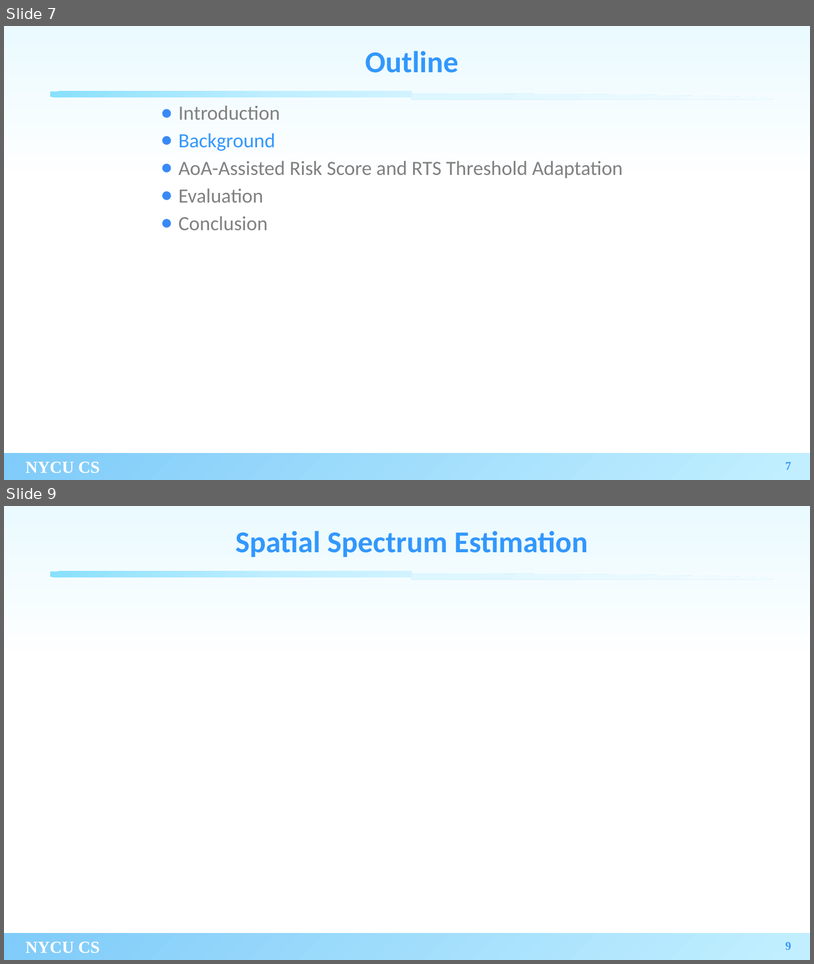
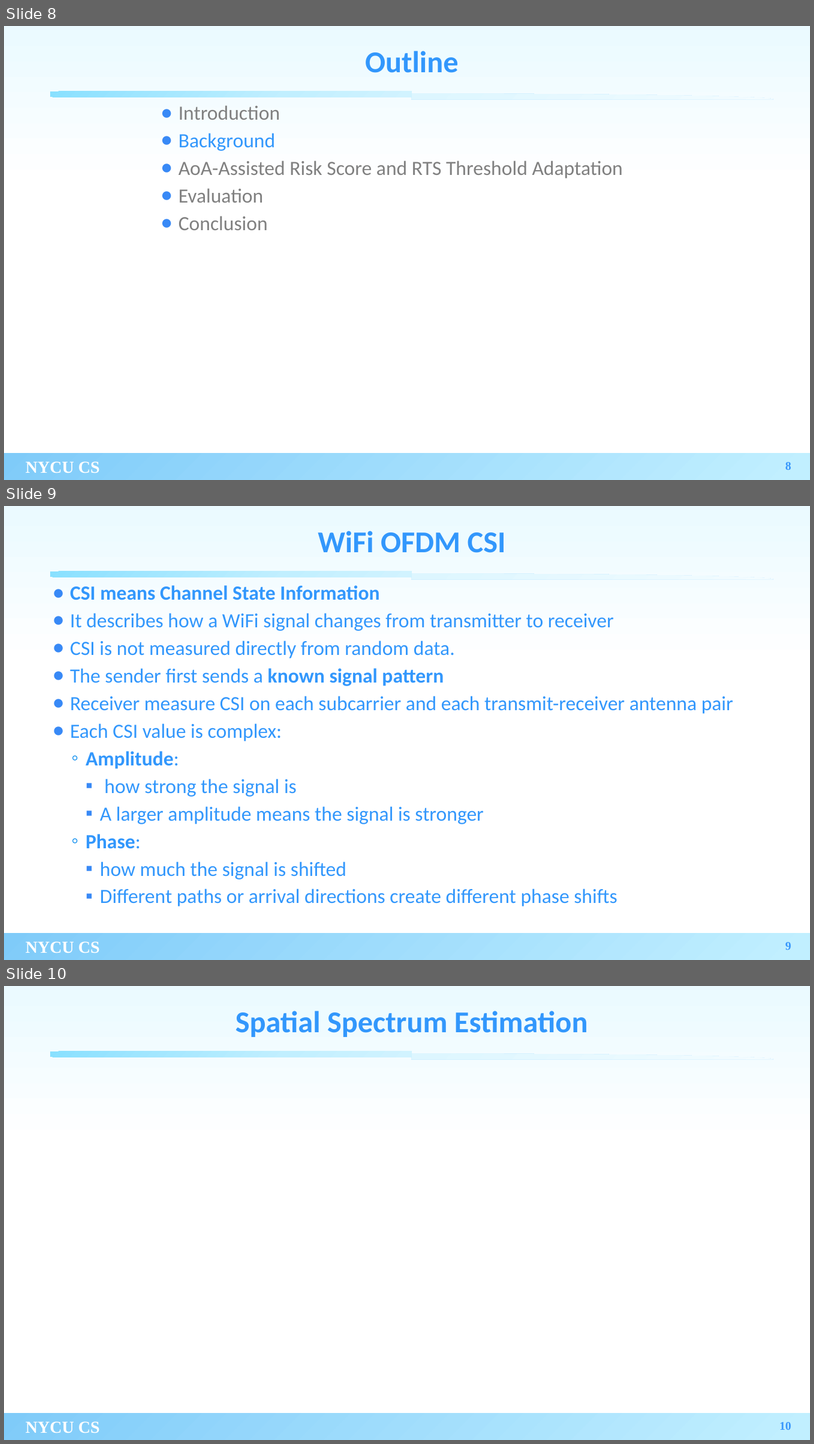
Before and after one commit to xoxonut/thesis, a slide deck: thesis_filled.pptx. Shown one above the other, each under a label of ours: slides 7 and 9 before the commit, slides 8, 9 and 10 after it; the slides between them are not shown. The pictures are 814x964 and 814x1444 pixels, drawn with LibreOffice and Linux fonts; fonts in the diff are those of the drawing; background and template pictures are left out. Boxes give left, top, right and bottom in pixels: in the first picture for what was removed or moved away, otherwise in the second. Text is boxed around its words. In the diff, an @@ line names an element or a change of style, - is before the commit and + after.

```diff
--- a/thesis_filled.pptx
+++ b/thesis_filled.pptx
@@ slide 9 added at <box>4,506,810,960</box>, background gradient #EBFAFF to #FFFFFF; not listed: 4 template elements that a slide beside it also shows @@
@@ title added at <box>318,531,506,553</box>, 36 pt, text #3297FC, bold @@
+WiFi OFDM CSI
@@ text added at <box>70,585,734,906</box>, 24 pt, text #3297FC @@
+● CSI means Channel State Information
+● It describes how a WiFi signal changes from transmitter to receiver
+● CSI is not measured directly from random data.
+● The sender first sends a known signal pattern
+● Receiver measure CSI on each subcarrier and each transmit-receiver antenna pair
+● Each CSI value is complex:
+  ◦ Amplitude:
+    ▪ how strong the signal is
+    ▪ A larger amplitude means the signal is stronger
+  ◦ Phase:
+    ▪ how much the signal is shifted
+    ▪ Different paths or arrival directions create different phase shifts
@@ page number added at <box>786,942,792,949</box>, 14 pt, text #3897FC, bold @@
+9
@@ what was slide 7 is now slide 8 @@
@@ page number at <box>786,462,792,469</box>: text changed @@
-7
+8
@@ what was slide 9 is now slide 10 @@
@@ page number at <box>780,1422,792,1429</box>: text changed @@
-9
+10
```
Also in this commit, not shown: 1 slide changed, 1 other slide added, 1 slide removed, 2 other files.
